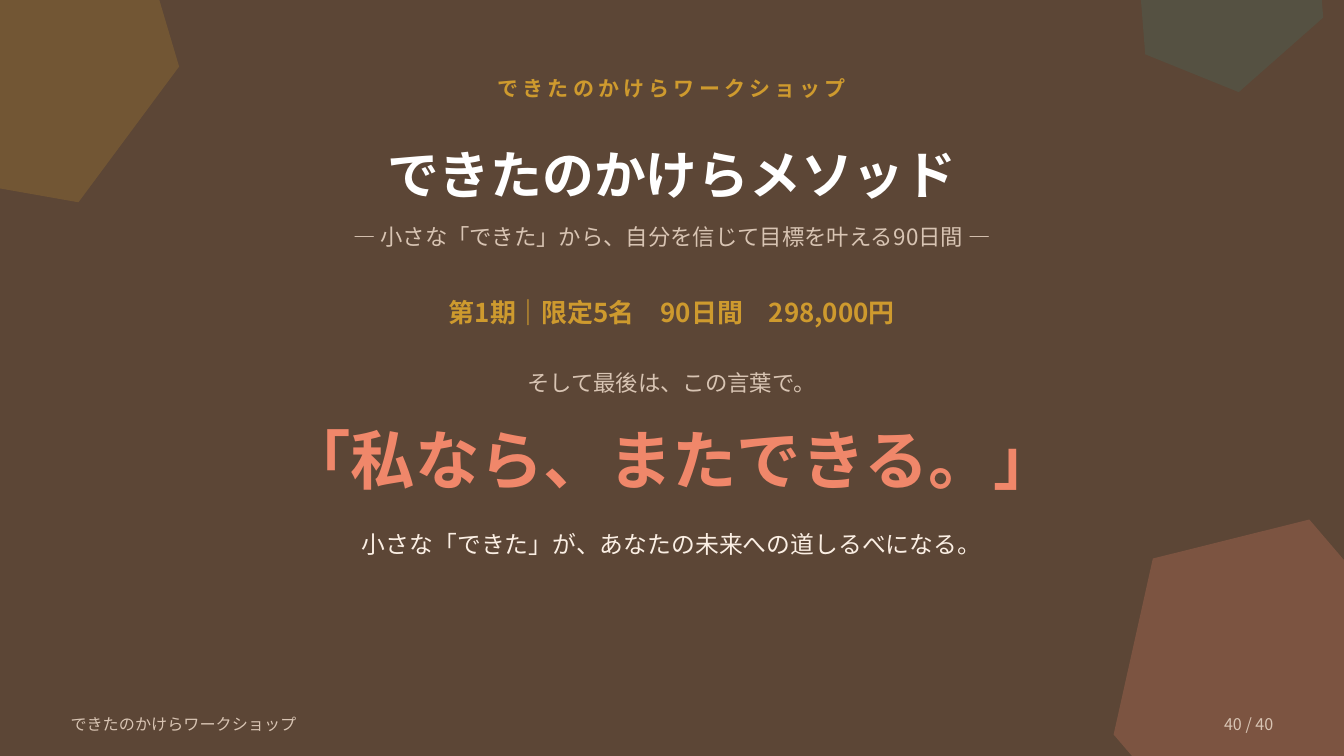
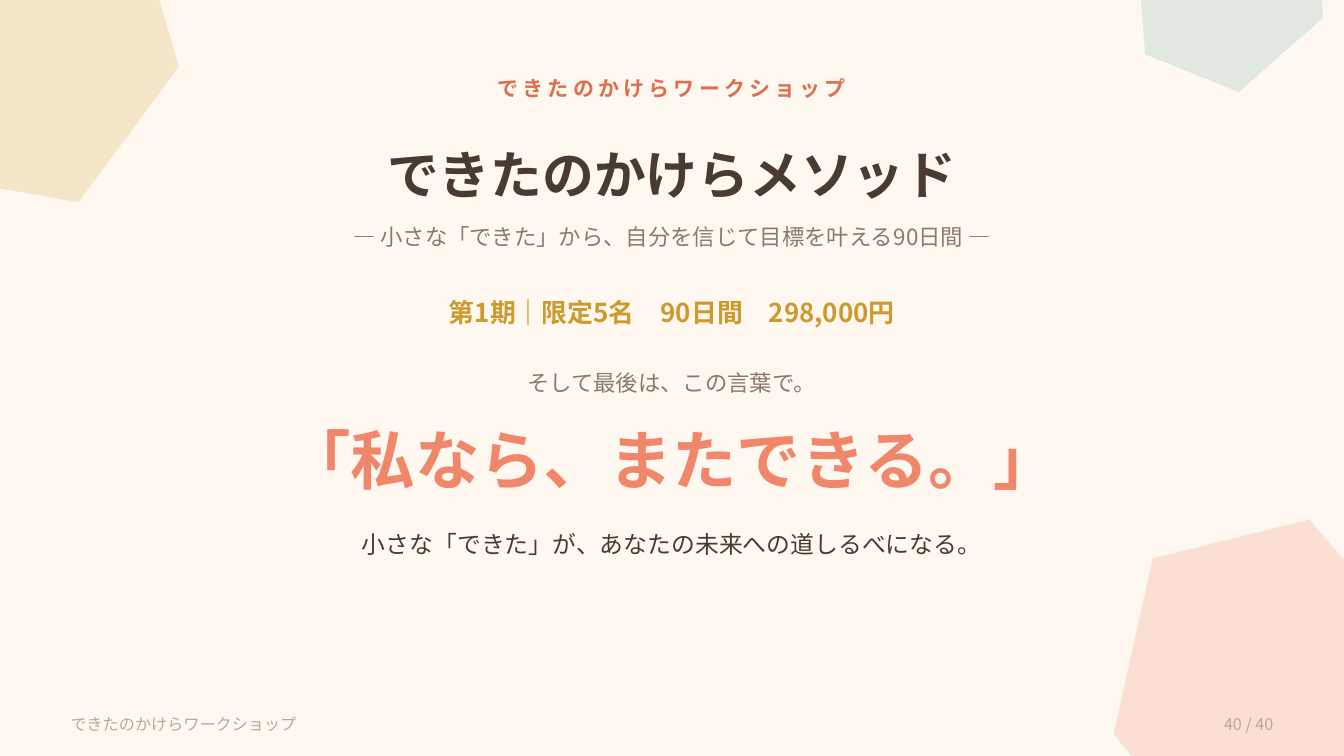
Before and after one commit to shiori0823/dekitanokakera-LM, a slide deck: slide 40 of workshop/dist/dekitanokakera-workshop.pptx. Drawn at 1344x756 pixels with LibreOffice and Linux fonts; fonts in the diff are those of the drawing. Boxes give left, top, right and bottom in pixels: in the first picture for what was removed or moved away, otherwise in the second. Text is boxed around its words. In the diff, an @@ line names an element or a change of style, - is before the commit and + after.

```diff
--- a/workshop/dist/dekitanokakera-workshop.pptx
+++ b/workshop/dist/dekitanokakera-workshop.pptx
@@ background #5C4636 to #FFF8F0 @@
@@ text "できたのかけらワークショップ" at [498,78,846,98]: text colour #CE9A2E to #DD6E4E @@
@@ text "できたのかけらメソッド" at [387,151,956,199]: text colour #FFFFFF to #4A3B30 @@
@@ text "― 小さな「できた」から、自分を信じて目標を叶える90日間 ―" at [380,226,963,247]: text colour #D8C4B3 to #8A7A6C @@
@@ text "そして最後は、この言葉で。" at [527,372,816,393]: text colour #D8C4B3 to #8A7A6C @@
@@ text "小さな「できた」が、あなたの未来への道しるべになる。" at [362,533,981,555]: text colour #FBEFE4 to #4A3B30 @@
@@ text "できたのかけらワークショップ" at [71,717,297,731]: text colour #D8C4B3 to #B7A99A @@
@@ text "40 / 40" at [1224,718,1273,730]: text colour #D8C4B3 to #B7A99A @@
```
Also in this commit, not shown: 2 other slides changed, 2 other files.
